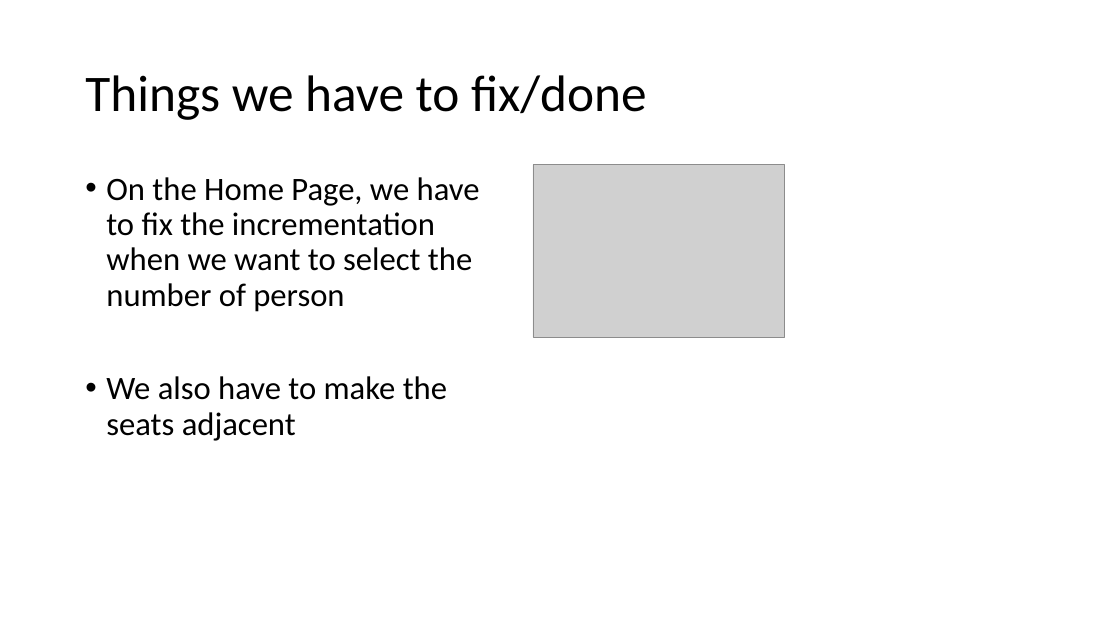
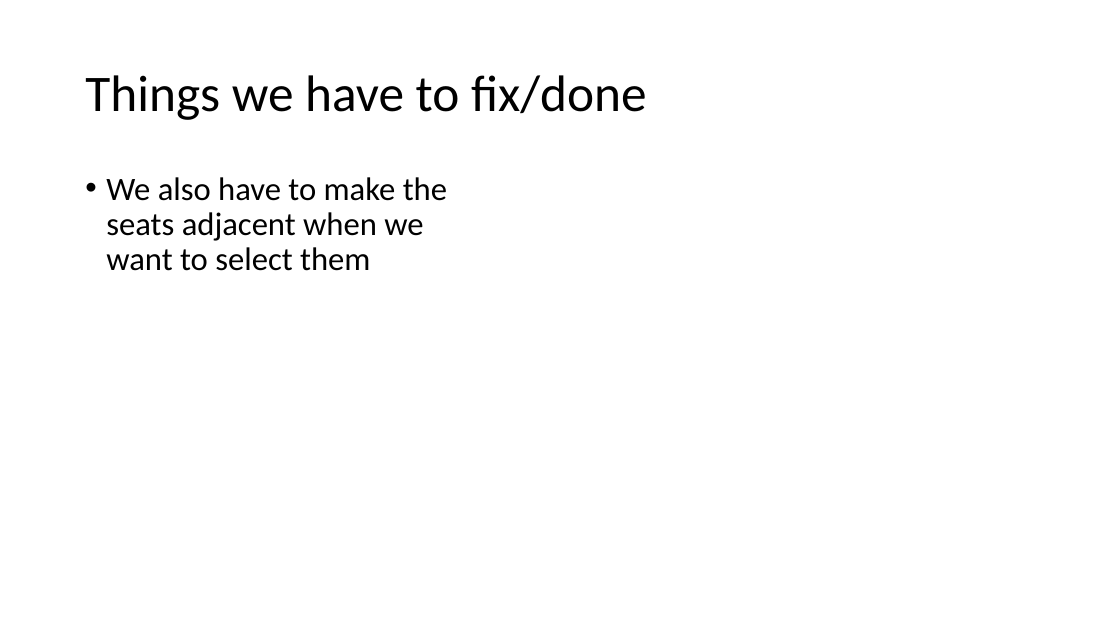
Before and after one commit to AlexandreDelafosse/Dorset-team-7-ticketing, a slide deck: slide 8 of Presentation.pptx. Drawn at 1120x630 pixels with LibreOffice and Linux fonts; fonts in the diff are those of the drawing; grey boxes stand for pictures. Boxes give left, top, right and bottom in pixels: in the first picture for what was removed or moved away, otherwise in the second. Text is boxed around its words. In the diff, an @@ line names an element or a change of style, - is before the commit and + after.

```diff
--- a/Presentation.pptx
+++ b/Presentation.pptx
@@ text at (106,177,447,271): text changed @@
-• On the Home Page, we have to fix the incrementation when we want to select the number of person
-• We also have to make the seats adjacent
+• We also have to make the seats adjacent when we want to select them
@@ picture removed at (533,165,785,337) @@
```
Also in this commit, not shown: 5 other slides changed.
